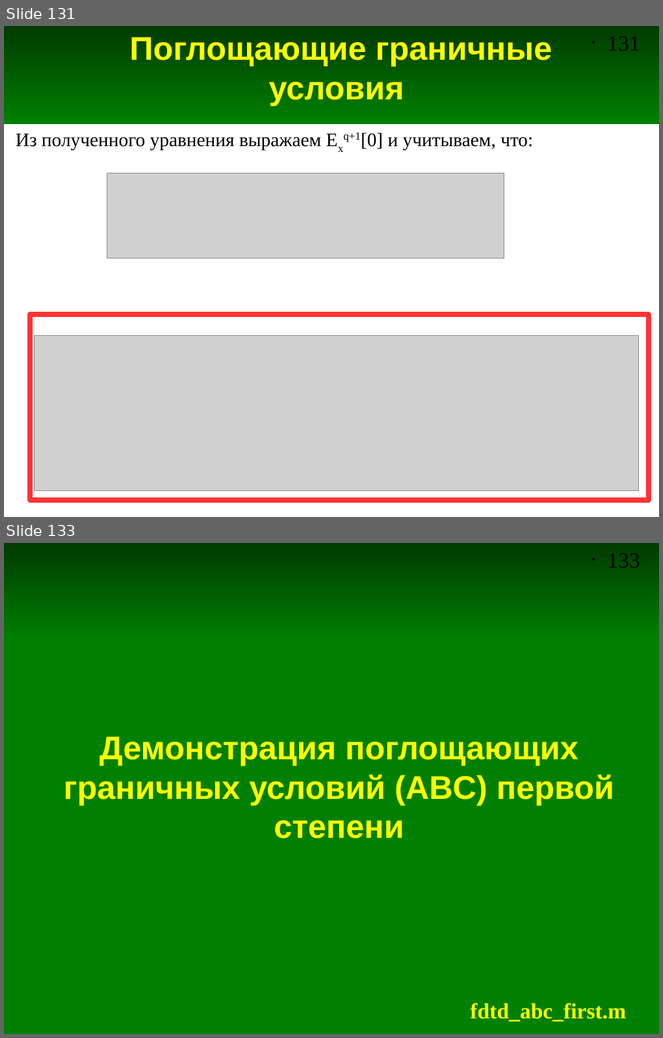
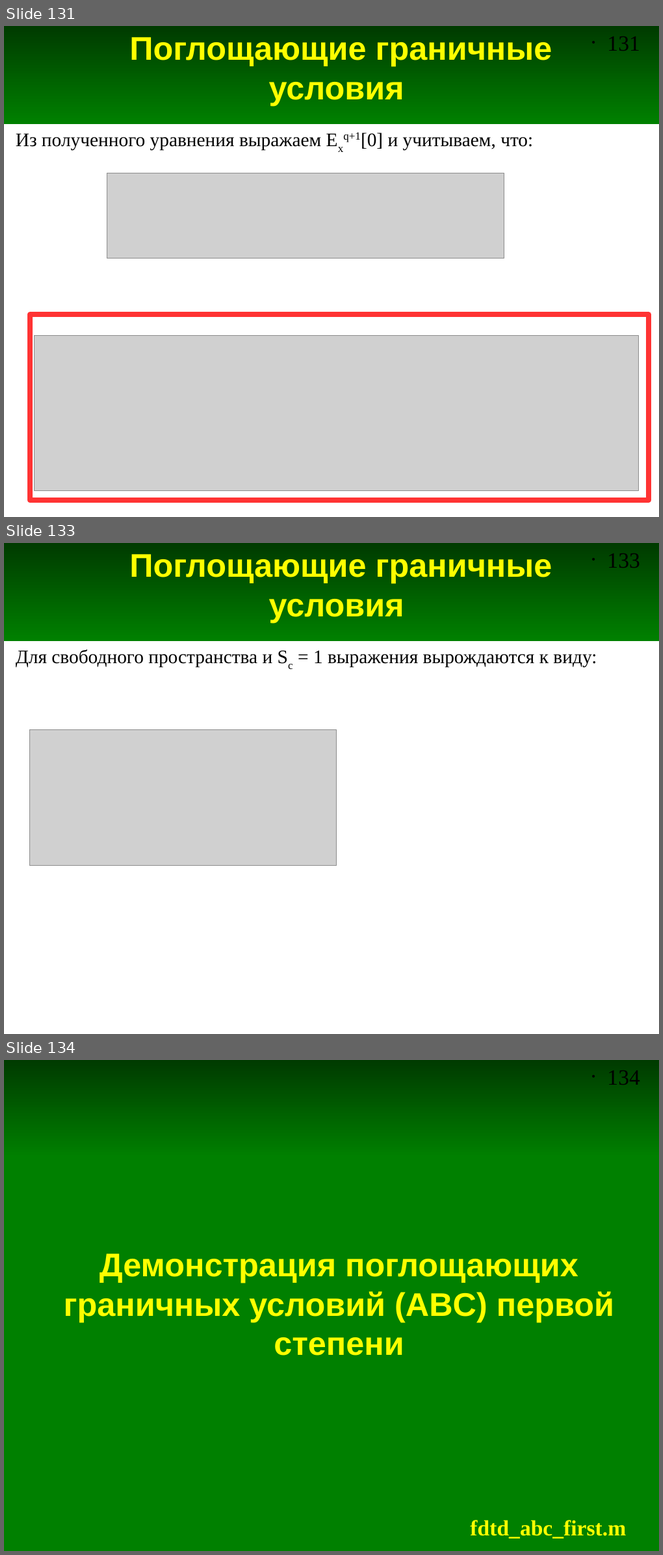
Before and after one commit to andris0147sv/modelling, a slide deck: presentations/2. FDTD.odp. Shown one above the other, each under a label of ours: slides 131 and 133 before the commit, slides 131, 133 and 134 after it; the slides between them are not shown. The pictures are 663x1038 and 663x1555 pixels, drawn with LibreOffice and Linux fonts; fonts in the diff are those of the drawing; grey boxes stand for pictures. Boxes give left, top, right and bottom in pixels: in the first picture for what was removed or moved away, otherwise in the second. Text is boxed around its words. In the diff, an @@ line names an element or a change of style, - is before the commit and + after.

```diff
--- a/presentations/2. FDTD.odp
+++ b/presentations/2. FDTD.odp
@@ slide 133 added at [4, 543, 659, 1034], background #FFFFFF; not listed: 2 template elements that a slide beside it also shows @@
@@ title added at [129, 554, 553, 623], 36 pt, text #FFFF00, bold @@
+Поглощающие граничные условия
@@ text added at [16, 650, 597, 667], 21 pt, text #000000 @@
+Для свободного пространства и Sc = 1 выражения вырождаются к виду:
@@ picture added at [29, 730, 336, 866] @@
@@ what was slide 133 is now slide 134 @@
@@ page number at [607, 1070, 640, 1085]: text changed @@
-• 133
+• 134
```
Also in this commit, not shown: 9 slides changed, 3 other slides added, 3 slides removed, 8 other files.
